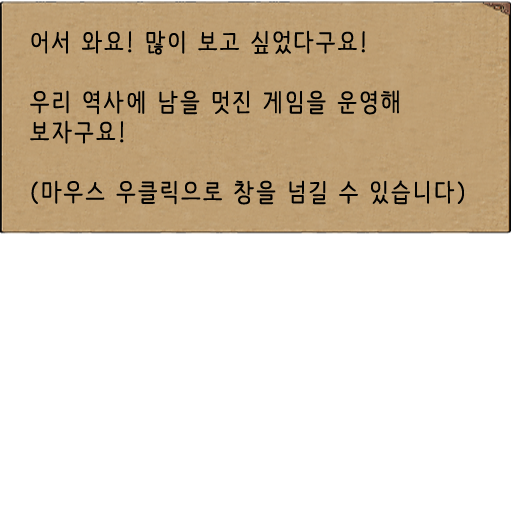
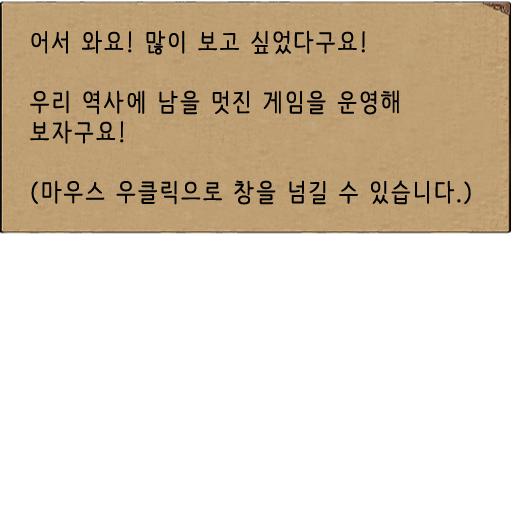
Layers edited between the first and the second 512×512 image:
painted on "어서 와요! 많이 보고 싶었다구요! 우리 역사에 남을 멋진 게임을 운영해 보자구요! (마우스 우클릭으로 창을" over box(457, 181, 471, 204)
